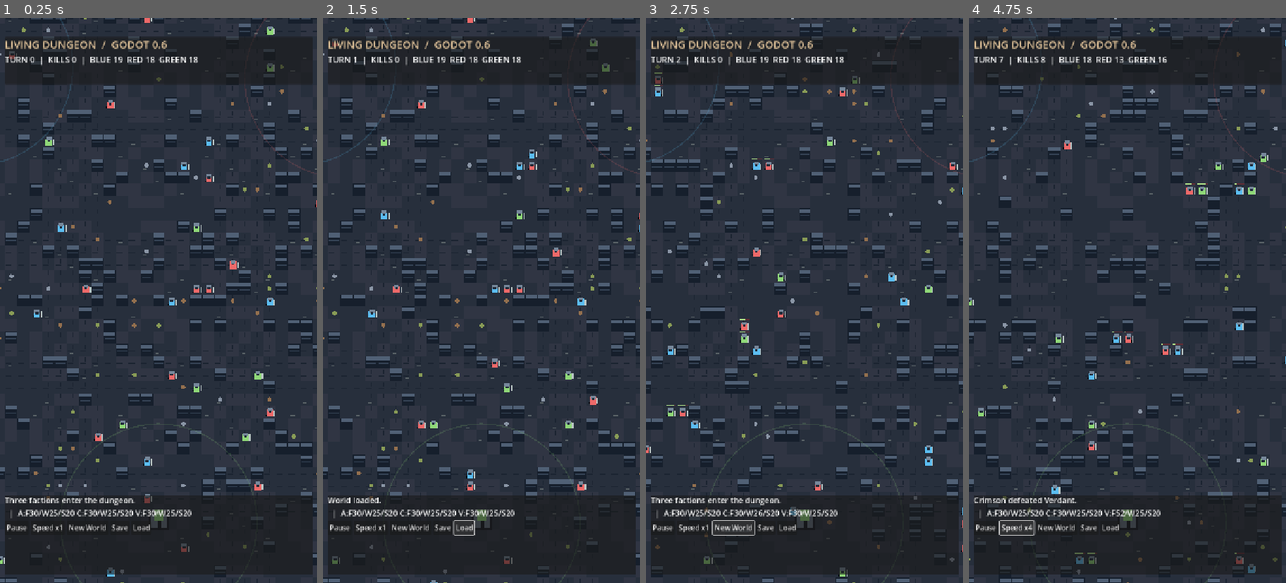
Above: before the commit, frames 1-4 (left to right).
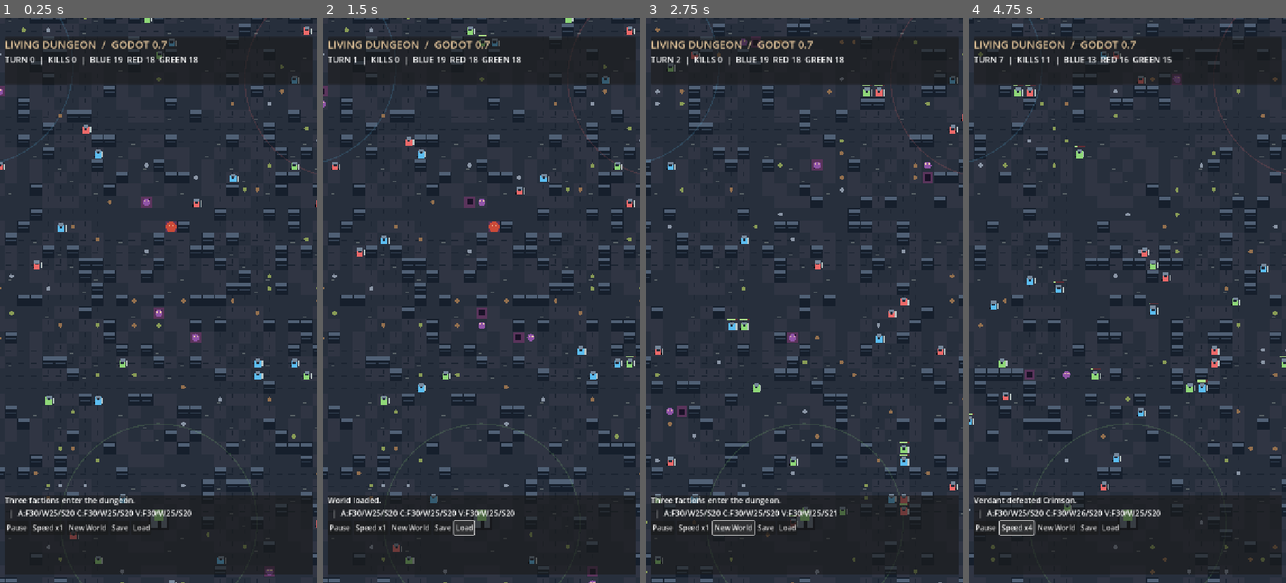
Above: after the commit, the same moments.

Repository: Garchita098/Akudama-Builder
Game: Godot game, scene res://Main.tscn
Same seed, same stepped clock (60 frames per second), same inputs: the game is played once before the commit and once after it.
Inputs:
- Up to frame 1 (0.25 s): no input
- Up to frame 2 (1.5 s): click "Save" at 0.5 s; click "Load" at 1.25 s
- Up to frame 3 (2.75 s): click "New World" at 2 s
- Up to frame 4 (4.75 s): click "New World" at 2.75 s; click "Speed x1" at 3.5 s; click "Speed x2" at 4.25 s

The runs differ from the first frame. In frame 1, 1.8% of the frame differs, in the area x 0-100%, y 0-100%; in frame 2, 2.1%; in frame 3, 13%; in frame 4, 12%.

Commit message:
Pass 4: monster lairs boss creatures shadow magic and periodic catastrophes

Diff:
--- a/projects/dungeon_godot/world.gd
+++ b/projects/dungeon_godot/world.gd
@@ -16,6 +16,10 @@
 var claims: Array = []
 var next_unit_id := 1000
 var stories: Array = []
+var monsters: Array = []
+var ruins: Array = []
+var calamity := 0
+var catastrophe_until := 0
 var turn := 0
 var deaths := 0
 var rng := RandomNumberGenerator.new()
@@ -51,7 +55,7 @@
     var headbox := VBoxContainer.new()
     header.add_child(headbox)
     var title := Label.new()
-    title.text = "LIVING DUNGEON  /  GODOT 0.6"
+    title.text = "LIVING DUNGEON  /  GODOT 0.7"
     title.add_theme_font_size_override("font_size", 24)
     title.add_theme_color_override("font_color", Color("#e2c49a"))
     headbox.add_child(title)
@@ -102,6 +106,10 @@
     terrain.clear()
     settlements.clear()
     stories.clear()
+    monsters.clear()
+    ruins.clear()
+    calamity = 0
+    catastrophe_until = 0
     resource_nodes.clear()
     claims.clear()
     for y in range(GRID.y):
@@ -121,6 +129,11 @@
         var p := Vector2i(rng.randi_range(2, GRID.x - 3),rng.randi_range(2,GRID.y - 3))
         if terrain[p.y][p.x] == 0:
             resource_nodes.append({"p":p, "type":rng.randi_range(0,2),"amount":rng.randi_range(6,18)})
+    for ruin_idx in range(7):
+        var rp := Vector2i(rng.randi_range(5,GRID.x - 6),rng.randi_range(5,GRID.y - 6))
+        if terrain[rp.y][rp.x] == 0:
+            ruins.append(rp)
+            monsters.append({"p":rp,"old":rp,"hp":14 if ruin_idx == 0 else 5,"kind":2 if ruin_idx == 0 else ruin_idx % 2,"cooldown":0})
     for i in range(55):
         for attempt in range(300):
             var pos := Vector2i(rng.randi_range(1, GRID.x - 2), rng.randi_range(1, GRID.y - 2))
@@ -154,6 +167,8 @@
 func simulate() -> void:
     turn += 1
     update_economy()
+    update_monsters()
+    update_magic()
     fighters.shuffle()
     for f in fighters:
         f.old = f.p
@@ -271,6 +286,84 @@
                 next_unit_id += 1
     refresh()
 
+func update_monsters() -> void:
+    for monster in monsters:
+        if int(monster.hp) <= 0:
+            continue
+        monster.old = monster.p
+        var target: Dictionary = {}
+        var best := 9999
+        for f in fighters:
+            if int(f.hp) <= 0:
+                continue
+            var d: int = abs(f.p.x - monster.p.x) + abs(f.p.y - monster.p.y)
+            if d < best:
+                best = d
+                target = f
+        if target.is_empty():
+            continue
+        if best <= 1:
+            target.hp -= 2 if int(monster.kind) == 2 else 1
+            if int(target.hp) <= 0:
+                deaths += 1
+                remember(str(target.name) + " was slain by a dungeon beast")
+                events = "A monster killed " + str(target.name)
+        elif best < 9:
+            var diff: Vector2i = target.p - monster.p
+            var step := Vector2i.ZERO
+            if abs(diff.x) >= abs(diff.y):
+                step.x = 1 if diff.x > 0 else -1
+            else:
+                step.y = 1 if diff.y > 0 else -1
+            if accessible(monster.p + step) and not monster_at(monster.p + step):
+                monster.p += step
+    if turn % 24 == 0:
+        for monster in monsters:
+            if int(monster.hp) <= 0:
+                continue
+            for f in fighters:
+                if int(f.hp) > 0 and (f.p - monster.p).length_squared() <= 2:
+                    monster.hp -= 1
+                    if int(monster.hp) <= 0:
+                        f.xp += 8
+                        f.memory = "Slayed a dungeon beast"
+                        remember(str(f.name) + " vanquished a beast")
+                    break
+    monsters = monsters.filter(func(m): return int(m.hp) > 0)
+    if turn % 55 == 0 and monsters.size() < 18 and not ruins.is_empty():
+        var spawn: Vector2i = ruins[rng.randi_range(0,ruins.size()-1)]
+        if accessible(spawn) and not monster_at(spawn):
+            monsters.append({"p":spawn,"old":spawn,"hp":6,"kind":rng.randi_range(0,1),"cooldown":0})
+
+func monster_at(pos: Vector2i) -> bool:
+    for m in monsters:
+        if int(m.hp) > 0 and m.p == pos:
+            return true
+    return false
+
+func update_magic() -> void:
+    if turn % 14 == 0:
+        var candidates: Array = fighters.filter(func(f): return int(f.hp) > 0 and str(f.profession) == "Mage")
+        for mage in candidates:
+            var nearby: Array = fighters.filter(func(f): return int(f.hp) > 0 and int(f.team) != int(mage.team) and (f.p - mage.p).length_squared() <= 25)
+            if not nearby.is_empty():
+                var victim: Dictionary = nearby[rng.randi_range(0,nearby.size()-1)]
+                victim.hp -= 2
+                mage.xp += 2
+                mage.memory = "Cast a hex on " + str(victim.name)
+                events = str(mage.name) + " casts a shadow hex!"
+    if turn % 90 == 0:
+        calamity = rng.randi_range(1,3)
+        catastrophe_until = turn + 22
+        events = ["", "PLAGUE spreads", "BLOOD MOON rises", "ARCANE STORM erupts"][calamity]
+        remember(events)
+    if calamity != 0 and turn <= catastrophe_until and turn % 5 == 0:
+        for f in fighters:
+            if rng.randf() < 0.04:
+                f.hp -= 1
+    if turn > catastrophe_until:
+        calamity = 0
+
 func make_person(pos: Vector2i, team: int, uid: int, role: int) -> Dictionary:
     var first: String = GIVEN_NAMES[rng.randi_range(0,GIVEN_NAMES.size()-1)]
     var person: Dictionary = {
@@ -279,7 +372,7 @@
         "goal":GOALS[rng.randi_range(0,GOALS.size()-1)],
         "xp":0,"level":1,"morale":rng.randi_range(50,90),
         "memory":"Born in " + TEAM_NAMES[team],"rival":"","friend":"",
-        "profession":"Worker" if role == 1 else PROFESSIONS[rng.randi_range(0,2)],
+        "profession":"Worker" if role == 1 else ("Mage" if rng.randf() < 0.14 else PROFESSIONS[rng.randi_range(0,2)]),
         "equipment":EQUIPMENT[rng.randi_range(0,EQUIPMENT.size()-1)],
         "relations":{}, "wanderlust":rng.randi_range(0,100)
     }
@@ -415,8 +508,20 @@
         var p: Vector2 = Vector2(node.p)*TILE
         var tint: Color = [Color("#94704e"),Color("#8b96a6"),Color("#899c56")][int(node.type)]
         draw_circle(p + Vector2(15,15),5.0,tint)
+    for ruin in ruins:
+        var rp: Vector2 = Vector2(ruin)*TILE
+        draw_rect(Rect2(rp + Vector2(2,2),Vector2(26,26)),Color("#5a345b"))
+        draw_rect(Rect2(rp + Vector2(8,8),Vector2(14,14)),Color("#191126"))
+    if calamity != 0:
+        draw_rect(Rect2(Vector2.ZERO,Vector2(GRID)*TILE),Color(0.22,0.02,0.12,0.10 if calamity == 2 else 0.05))
     var tween: float = clamp(sim_accum / 0.55, 0.0, 1.0)
     tween = tween * tween * (3.0 - 2.0 * tween)
+    for m in monsters:
+        var mp: Vector2 = Vector2(m.old).lerp(Vector2(m.p),tween)*TILE
+        var mc: Color = Color("#cb4a39") if int(m.kind) == 2 else Color("#9054a7")
+        draw_circle(mp + Vector2(15,15),13 if int(m.kind) == 2 else 9,mc)
+        draw_circle(mp + Vector2(11,12),2,Color("#f6d3a7"))
+        draw_circle(mp + Vector2(19,12),2,Color("#f6d3a7"))
     for f in fighters:
         var from: Vector2 = Vector2(f.old)
         var to: Vector2 = Vector2(f.p)
@@ -456,7 +561,7 @@
     var nodes: Array = []
     for n in resource_nodes:
         nodes.append({"x":n.p.x,"y":n.p.y,"type":n.type,"amount":n.amount})
-    var data := {"seed":seed_value,"terrain":terrain,"fighte …(67 unchanged characters)… "next_id":next_unit_id,"stories":stories}
+    var data := {"seed":seed_value,"terrain":terrain,"fighte …(67 unchanged characters)… "next_id":next_unit_id,"stories":stories,"monsters":monsters.map(func(m): return {"x":m.p.x,"y":m.p.y,"hp":m.hp,"kind":m.kind}),"ruins":ruins.map(func(p): return [p.x,p.y]),"calamity":calamity,"catastrophe_until":catastrophe_until}
     var file := FileAccess.open("user://world.json",FileAccess.WRITE)
     if file:
         file.store_string(JSON.stringify(data))
@@ -513,6 +618,15 @@
         return
     next_unit_id = int(data.get("next_id",10000))
     stories = data.get("stories",[])
+    monsters.clear()
+    for m in data.get("monsters",[]):
+        var mp := Vector2i(int(m.x),int(m.y))
+        monsters.append({"p":mp,"old":mp,"hp":int(m.hp),"kind":int(m.kind),"cooldown":0})
+    ruins.clear()
+    for rp in data.get("ruins",[]):
+        ruins.append(Vector2i(int(rp[0]),int(rp[1])))
+    calamity = int(data.get("calamity",0))
+    catastrophe_until = int(data.get("catastrophe_until",0))
     turn = int(data.turn)
     deaths = int(data.deaths)
     seed_value = int(data.seed)
